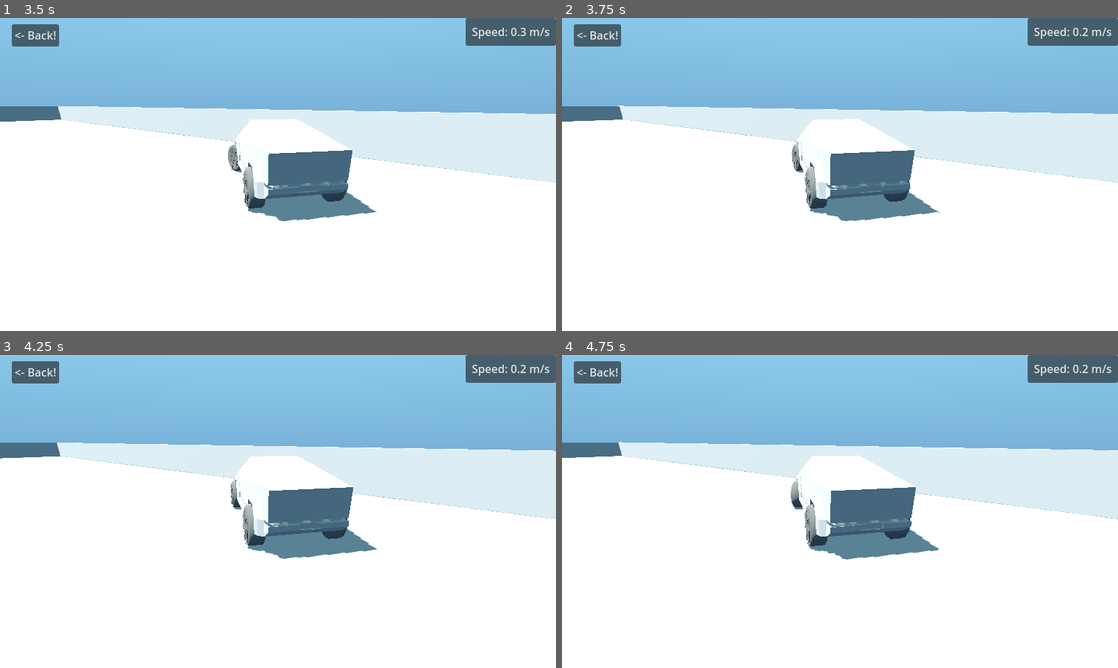
Above: before the commit, frames 1-4 (two rows, left to right).
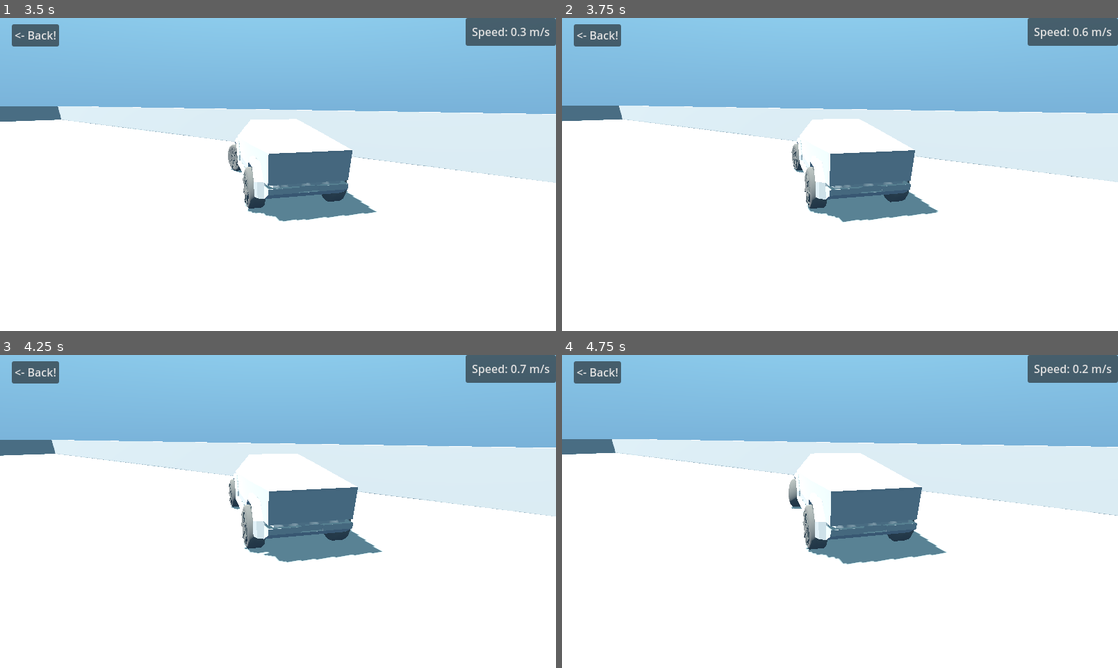
Above: after the commit, the same moments.

Repository: pedestriantactics/cybertruck-simulator
Game: Godot game, scene res://play.tscn
The game is run twice, just before and just after one commit, with the same random seed, the same clock (stepped at 60 frames per second) and the same inputs.
Inputs:
- Up to frame 1 (3.5 s): hold W (move_forward) 0.53-2.03 s; hold A (turn_left) from 2.03 s (still down)
- Up to frame 2 (3.75 s): release A (turn_left) at 3.53 s; hold S (move_backward) from 3.53 s (still down)
- Up to frame 3 (4.25 s): keep holding S (move_backward)
- Up to frame 4 (4.75 s): release S (move_backward) at 4.28 s; hold D (turn_right) from 4.28 s (still down)

Frame 1 is identical in both runs. In frame 2, 0.7% of the frame differs, in the area x 0-100%, y 3-66%; in frame 3, 2.8%; in frame 4, 3.4%, in the area x 0-100%, y 26-67%.

Commit message:
vehicle sound fixes

Diff:
--- a/default_bus_layout.tres
+++ b/default_bus_layout.tres
@@ -12,19 +12,27 @@
 [sub_resource type="AudioEffectLimiter" id="AudioEffectLimiter_s8s6l"]
 resource_name = "Limiter"
 
+[sub_resource type="AudioEffectCompressor" id="AudioEffectCompressor_grcbn"]
+resource_name = "Compressor"
+threshold = -14.1
+release_ms = 20.0
+sidechain = &"Impacts"
+
 [resource]
 bus/0/effect/0/effect = SubResource("AudioEffectEQ21_wingd")
-bus/0/effect/0/enabled = true
+bus/0/effect/0/enabled = false
 bus/0/effect/1/effect = SubResource("AudioEffectDistortion_8xrqf")
-bus/0/effect/1/enabled = true
+bus/0/effect/1/enabled = false
 bus/0/effect/2/effect = SubResource("AudioEffectLimiter_s8s6l")
-bus/0/effect/2/enabled = true
+bus/0/effect/2/enabled = false
 bus/1/name = &"Ambient"
 bus/1/solo = false
 bus/1/mute = false
 bus/1/bypass_fx = false
 bus/1/volume_db = 0.0
 bus/1/send = &"Master"
+bus/1/effect/0/effect = SubResource("AudioEffectCompressor_grcbn")
+bus/1/effect/0/enabled = true
 bus/2/name = &"Impacts"
 bus/2/solo = false
 bus/2/mute = false
--- a/play.tscn
+++ b/play.tscn
@@ -17,9 +17,10 @@
 [ext_resource type="AudioStream" uid="uid://w8jb6122t5dt" path="res://sounds/truck-accelerate-1.wav" id="9_5syvl"]
 [ext_resource type="AudioStream" uid="uid://ds4qcis8va4du" path="res://sounds/truck-accelerate-2.wav" id="10_ywl0j"]
 [ext_resource type="AudioStream" uid="uid://duqm07bh20482" path="res://sounds/truck-accelerate-3.wav" id="11_rmkww"]
-[ext_resource type="AudioStream" uid="uid://4aophh10bsf2" path="res://sounds/decelerate.wav" id="12_5m4u8"]
+[ext_resource type="AudioStream" uid="uid://b64vsub0d5sqr" path="res://sounds/truck-soft-accelerate.wav" id="13_3kv7e"]
 [ext_resource type="AudioStream" uid="uid://kmrp8rcmynh2" path="res://sounds/truck-brake.wav" id="13_smw5b"]
 [ext_resource type="Script" path="res://scripts/audio_truck_impact.gd" id="14_fdxpe"]
+[ext_resource type="AudioStream" uid="uid://4aophh10bsf2" path="res://sounds/truck-decelerate.wav" id="14_xf28r"]
 [ext_resource type="AudioStream" uid="uid://dk3v2q4ahxwmt" path="res://sounds/truck-hit-1.wav" id="15_exxkq"]
 [ext_resource type="AudioStream" uid="uid://co3xsvwxahc6g" path="res://sounds/truck-hit-2.wav" id="16_drpyg"]
 [ext_resource type="AudioStream" uid="uid://hjwh0x7p6mpj" path="res://sounds/truck-hit-3.wav" id="17_7tem3"]
@@ -99,55 +100,14 @@
 [node name="TruckAccelerateAudioStreamPlayer" type="AudioStreamPlayer" parent="InstancePos/car/Body"]
 bus = &"Ambient"
 script = ExtResource("8_d7lu3")
-acceleration_sounds = [ExtResource("9_5syvl"), ExtResource("10_ywl0j"), ExtResource("11_rmkww")]
-deceleration_sounds = Array[AudioStream]([ExtResource("12_5m4u8")])
+acceleration_sounds = Array[AudioStream]([ExtResource("9_5syvl"), ExtResource("10_ywl0j"), ExtResource("11_rmkww")])
+soft_acceleration_sounds = Array[AudioStream]([ExtResource("13_3kv7e")])
+deceleration_sounds = Array[AudioStream]([ExtResource("14_xf28r")])
 braking_sounds = Array[AudioStream]([ExtResource("13_smw5b")])
 
-[node name="TruckImpactAudioStreamPlayer" type="AudioStreamPlayer" parent="InstancePos/car/Body"]
-max_polyphony = 16
-bus = &"Impacts"
+[node name="TruckImpactAudio" type="Node" parent="InstancePos/car/Body"]
 script = ExtResource("14_fdxpe")
 impact_sounds = Array[AudioStream]([ExtResource("15_exxkq"), ExtResource("16_drpyg"), ExtResource("17_7tem3"), ExtResource("18_n2b5r"), ExtResource("19_p4ae3"), ExtResource("20_x2a7m"), ExtResource("21_fl42q"), ExtResource("22_1umyv")])
-
-[node name="AudioStreamPlayer" type="AudioStreamPlayer" parent="InstancePos/car/Body/TruckImpactAudioStreamPlayer"]
-stream = ExtResource("15_exxkq")
-max_polyphony = 3
-bus = &"Impacts"
-
-[node name="AudioStreamPlayer2" type="AudioStreamPlayer" parent="InstancePos/car/Body/TruckImpactAudioStreamPlayer"]
-stream = ExtResource("16_drpyg")
-max_polyphony = 3
-bus = &"Impacts"
-
-[node name="AudioStreamPlayer3" type="AudioStreamPlayer" parent="InstancePos/car/Body/TruckImpactAudioStreamPlayer"]
-stream = ExtResource("17_7tem3")
-max_polyphony = 3
-bus = &"Impacts"
-
-[node name="AudioStreamPlayer4" type="AudioStreamPlayer" parent="InstancePos/car/Body/TruckImpactAudioStreamPlayer"]
-stream = ExtResource("18_n2b5r")
-max_polyphony = 3
-bus = &"Impacts"
-
-[node name="AudioStreamPlayer5" type="AudioStreamPlayer" parent="InstancePos/car/Body/TruckImpactAudioStreamPlayer"]
-stream = ExtResource("19_p4ae3")
-max_polyphony = 3
-bus = &"Impacts"
-
-[node name="AudioStreamPlayer6" type="AudioStreamPlayer" parent="InstancePos/car/Body/TruckImpactAudioStreamPlayer"]
-stream = ExtResource("20_x2a7m")
-max_polyphony = 3
-bus = &"Impacts"
-
-[node name="AudioStreamPlayer7" type="AudioStreamPlayer" parent="InstancePos/car/Body/TruckImpactAudioStreamPlayer"]
-stream = ExtResource("21_fl42q")
-max_polyphony = 3
-bus = &"Impacts"
-
-[node name="AudioStreamPlayer8" type="AudioStreamPlayer" parent="InstancePos/car/Body/TruckImpactAudioStreamPlayer"]
-stream = ExtResource("22_1umyv")
-max_polyphony = 3
-bus = &"Impacts"
 
 [node name="FL" type="VehicleWheel3D" parent="InstancePos/car/Body"]
 transform = Transform3D(1, 0, 0, 0, 1, 0, 0, 0, 1, 0.957798, 0.142565, 2.08265)
--- a/scripts/audio_truck_accelerate.gd
+++ b/scripts/audio_truck_accelerate.gd
@@ -11,34 +11,43 @@
 @export var deceleration_sounds: Array[AudioStream] = []
 @export var braking_sounds: Array[AudioStream] = []
 
-var lastInputAxis = 0
+# var lastInputAxis = 0
 
-@onready var parent = get_parent()
+# @onready var parent = get_parent()
 
 # Called when the node enters the scene tree for the first time.
 func _ready():
 	pass # Replace with function body.
 
-# Called every frame. 'delta' is the elapsed time since the previous frame.
-func _process(delta):
-	Input.get_axis("move_backward", "move_forward")
-	if (lastInputAxis != Input.get_axis("move_backward", "move_forward")):
-		lastInputAxis = Input.get_axis("move_backward", "move_forward")
-		if (lastInputAxis > 0):
-			if (parent.get_linear_velocity().length() > 5):
-				play_random(soft_acceleration_sounds)
-			else:
-				play_random(acceleration_sounds)
-		elif (lastInputAxis < 0):
-			play_random(deceleration_sounds)
-		else:
-			play_random(braking_sounds)
+# # Called every frame. 'delta' is the elapsed time since the previous frame.
+# func _process(delta):
+# 	Input.get_axis("move_backward", "move_forward")
+# 	if (lastInputAxis != Input.get_axis("move_backward", "move_forward")):
+# 		lastInputAxis = Input.get_axis("move_backward", "move_forward")
+# 		# accelerate
+# 		if lastInputAxis > 0 and parent.forward && parent.get_linear_velocity().length() > 5:
+# 			play_random(acceleration_sounds)
+# 		# if you let go while moving
+# 		if lastInputAxis == 0 and parent.get_linear_velocity().length() > 5:
+# 			play_random(deceleration_sounds)
+# 			return
+
+# 		# if (lastInputAxis > 0):
+# 		# 	if (parent.get_linear_velocity().length() > 5 or !parent.forward):
+# 		# 		play_random(soft_acceleration_sounds)
+# 		# 	else:
+# 		# 		play_random(acceleration_sounds)
+# 		# elif (lastInputAxis < 0):
+# 		# 	play_random(deceleration_sounds)
+# 		# else:
+# 		# 	play_random(braking_sounds)
 
 # create a function called play that takes in the array of sounds and plays one of them at random
 func play_random(sounds):
 	if (sounds.size() > 0):
+		stop()
 		var sound = sounds[randi() % sounds.size()]
 		stream = sound
 		play()
 	else:
-		print("no sounds to play")
+		printerr("no sounds to play")
--- a/scripts/audio_truck_impact.gd
+++ b/scripts/audio_truck_impact.gd
@@ -1,57 +1,43 @@
-extends AudioStreamPlayer
+extends Node
 
 # this listens to the collision_occurred signal and plays a random sound from an array at the volume of the impact
 
 @export var impact_sounds: Array[AudioStream] = []
 
-@onready var audiostreamplayers = get_children()
-
-# this will be used for sidechain compression
-@onready var bus_index = AudioServer.get_bus_index("Ambient")
-var bus_default_volume = 0
-var bus_return_speed = 300
-
 # Called when the node enters the scene tree for the first time.
 func _ready():
-	bus_default_volume = AudioServer.get_bus_volume_db(bus_index)
-	get_parent().collision_occurred.connect(_on_vehicle_collision_occurred)
+	get_parent().object_collision_occurred.connect(_on_object_collision_occurred)
+	get_parent().static_collision_occurred.connect(_on_object_collision_occurred)
 
-func _on_vehicle_collision_occurred(impact):
+func _on_object_collision_occurred(impact):
 	if (impact < .5):
 		return
 	# scale the volume to be -80 for an impact of 0 and 0 for an impact of 2
 	var calculated_volume = impact * 20 - 20
-	print("impact: " + str(impact) + " volume: " + str(calculated_volume))
 	# if the volume is over 0 cap it at 0
 	if (calculated_volume > 0):
 		calculated_volume = 0
-	# set the volume
-	# volume_db = calculated_volume
-	play_random(calculated_volume)
+	play_random_instantiated(impact_sounds, calculated_volume)
 
 
 # Called every frame. 'delta' is the elapsed time since the previous frame.
 func _process(delta):
-	# if the bus volume is below the default volume, slowly raise it up back to the default depending on the return speed
-	var bus_volume = AudioServer.get_bus_volume_db(bus_index)
-	if (bus_volume < bus_default_volume):
-		AudioServer.set_bus_volume_db(bus_index, bus_volume + bus_return_speed * delta)
-	if (bus_volume > bus_default_volume):
-		AudioServer.set_bus_volume_db(bus_index, bus_default_volume)
+	# get the children and remove any players that aren't playing
+	var audiostreamplayers = get_children()
+	for player in audiostreamplayers:
+		if (!player.playing):
+			player.queue_free()
 
-func play_random(volume):
-	# play a random audiostream player
-	var player = audiostreamplayers[randi() % audiostreamplayers.size()]
-	player.volume_db = volume
-	player.play()
-
-	# sidechain the bus down
-	var bus_volume = AudioServer.get_bus_volume_db(bus_index)
-	AudioServer.set_bus_volume_db(bus_index, bus_volume - 10)
-
-	# if (sounds.size() > 0):
-	# 	var sound = sounds[randi() % sounds.size()]
-	# 	stream = sound
-	# 	play()
-	# else:
-	# 	print("no sounds to play")
+	# create a function called play that takes in the array of sounds and plays one of them at random
+func play_random_instantiated(sounds, volume):
+	if (sounds.size() > 0):
+		var sound = sounds[randi() % sounds.size()]
+		#instantiate a new child audiostreamplayer
+		var player = AudioStreamPlayer.new()
+		player.bus = "Impacts"
+		add_child(player)
+		player.stream = sound
+		player.volume_db = volume
+		player.play()
+	else:
+		printerr("no sounds to play")
--- a/scripts/audio_truck_loop.gd
+++ b/scripts/audio_truck_loop.gd
@@ -15,9 +15,16 @@
 
 # Called every frame. 'delta' is the elapsed time since the previous frame.
 func _process(delta):
+	# if below a volume stop playing at all
+	if playing and volume_db < -70:
+		stop()
+	if !playing and volume_db > -70:
+		play()
+
 	if Input.get_axis("move_backward", "move_forward") <= 0:
 		set_volume_db(-80)
 		return
+
 	if parent == null:
 		return
 	# get the velocity of the parent object
@@ -26,8 +33,8 @@
 	var speed = velocity.length()
 	# scale the speed so that 0 is -80 and 100 is 0
 	speed = lerp(-80, 0, speed / 10)
+	# cap the volume at 0
+	if speed > 0:
+		speed = 0
 	# set the volume to the length of the velocity vector
 	set_volume_db(speed)
-	# cap the volume at 0db
-	if get_volume_db() > 0:
-		set_volume_db(0)
--- a/scripts/audio_wind.gd
+++ b/scripts/audio_wind.gd
@@ -14,16 +14,22 @@
 
 # Called every frame. 'delta' is the elapsed time since the previous frame.
 func _process(delta):
+	# if below a volume stop playing at all
+	if playing and volume_db < -70:
+		stop()
+	if !playing and volume_db > -70:
+		play()
+
 	if parent == null:
 		return
 	# get the velocity of the parent object
 	var velocity = parent.get_linear_velocity()
 	# get the length of the velocity vector
-	var speed = velocity.length()
+	var speed = (velocity.length() * 4) - 80
 	# scale the speed so that 0 is -80 and 100 is 0
-	speed = lerp(-80, 0, speed / 10)
+	# speed = lerp(-80, 0, speed / 10)
+	# cap the volume at 0
+	if speed > 0:
+		speed = 0
 	# set the volume to the length of the velocity vector
 	set_volume_db(speed)
-	# cap the volume at 0db
-	if get_volume_db() > 0:
-		set_volume_db(0)
--- a/scripts/follow_camera.gd
+++ b/scripts/follow_camera.gd
@@ -29,7 +29,8 @@
 	set_as_top_level(true)
 
 	# Assuming vehicle is a reference to your VehicleBody3D instance
-	get_parent().get_parent().collision_occurred.connect(_on_vehicle_collision_occurred)
+	get_parent().get_parent().object_collision_occurred.connect(_on_vehicle_collision_occurred)
+	get_parent().get_parent().static_collision_occurred.connect(_on_vehicle_collision_occurred)
 	get_parent().get_parent().shake_occurred.connect(_on_vehicle_collision_occurred)
 
 func _on_vehicle_collision_occurred(impact):
--- a/scripts/random-human.gd
+++ b/scripts/random-human.gd
@@ -15,14 +15,14 @@
 	var mesh_instance = get_node("MeshInstance3D")
 	# Pick a random mesh instance from the list
 	if meshes.size() == 0:
-		print("No mesh instances found")
+		printerr("No mesh instances found")
 		return
 	var random_mesh = meshes[randi() % meshes.size()]
 	# Assign the random mesh instance to the MeshInstance3D child
 	mesh_instance.mesh = random_mesh
 	# Pick a random color from the list
 	if colors.size() == 0:
-		print("No colors found")
+		printerr("No colors found")
 		return
 	var random_color = colors[randi() % colors.size()]
 
--- /dev/null
+++ b/scripts/sidechain_compressor.gd
@@ -0,0 +1,44 @@
+extends Node
+
+# this will be used for sidechain compression
+@onready var bus_index = AudioServer.get_bus_index("Ambient")
+var bus_default_volume = 0
+var bus_impact_speed = 500
+var bus_return_speed = 300
+
+var volume_guide = 0
+
+# Called when the node enters the scene tree for the first time.
+func _ready():
+	bus_default_volume = AudioServer.get_bus_volume_db(bus_index)
+	get_parent().object_collision_occurred.connect(_on_impact)
+	get_parent().static_collision_occurred.connect(_on_impact)
+
+func _on_impact(impact):
+	# var bus_volume = AudioServer.get_bus_volume_db(bus_index)
+	volume_guide = bus_default_volume - 80
+	# AudioServer.set_bus_volume_db(bus_index, bus_volume - 10)
+
+# Called every frame. 'delta' is the elapsed time since the previous frame.
+func _process(delta):
+	var bus_volume = AudioServer.get_bus_volume_db(bus_index)
+
+	# compress
+	if volume_guide < bus_default_volume:
+		# make sure it doesn't go too low
+		var desired_volume = bus_volume - (delta * bus_impact_speed)
+		if desired_volume < volume_guide:
+			desired_volume = volume_guide
+		AudioServer.set_bus_volume_db(bus_index, desired_volume)
+
+	# decompress
+	if volume_guide == bus_default_volume && bus_volume < bus_default_volume:
+		# protect the ears by capping at the default volume
+		var desired_volume = bus_volume + (delta * bus_return_speed)
+		if desired_volume > bus_default_volume:
+			desired_volume = bus_default_volume
+
+		AudioServer.set_bus_volume_db(bus_index, desired_volume)
+
+	# reset the volume guide
+	volume_guide = bus_default_volume
--- a/scripts/vehicle.gd
+++ b/scripts/vehicle.gd
@@ -9,19 +9,30 @@
 
 var accelerationDelaySeconds = .3
 var accelerationTimer = 0.0
-var previousAcceleration = 0.0
+var previous_acceleration = 0.0
 
 # for collisions
-signal collision_occurred(impact)
+signal object_collision_occurred(impact)
+signal static_collision_occurred(impact)
 # for shakes when accelerating
 signal shake_occurred(impact)
 
 var previous_velocity = Vector3()
 
+@onready var accelerate_audio_stream_player = $TruckAccelerateAudioStreamPlayer
+
 # for switching the direction
 var forward = true
 
 # todo: fix the double acceleration bug when reversing when still moving forward
+
+func is_moving_forward() -> bool:
+	# Get the forward vector of the vehicle
+	var forward_vector = transform.basis.z.normalized()
+	# Calculate the dot product between the forward vector and the linear velocity
+	var dot_product = forward_vector.dot(linear_velocity.normalized())
+	# Return true if the vehicle is moving forward, false otherwise
+	return dot_product > 0
 
 func _physics_process(delta):
 
@@ -38,21 +49,22 @@
 		var collider = collision_info.get_collider()
 		var other_velocity = 0
 		var impact = 0
+		# if it's another object that can move
 		if collider is RigidBody3D:
 			other_velocity = collider.linear_velocity
 			impact = (linear_velocity - other_velocity).length()
 			#impact is very strong, let's make it reasonable
 			impact = pow(impact / 30, 2)
+			if impact > .01:
+				emit_signal("object_collision_occurred", impact)
+		# if it's a wall
 		else:
 			# if it's not another object you're hitting a wall, compare your velocity to the previous velocity
 			impact = (previous_velocity - linear_velocity).length()
 			#impact is very strong, let's make it reasonable
 			impact = pow(impact / 10, 2)
-
-		# Check if the collision is from the side and the impact is above a certain threshold
-		# if abs(collision_info.get_normal().y) < 0.7 and impact > some_threshold:  # Adjust the threshold as needed
-		if impact > .01:
-			emit_signal("collision_occurred", impact)
+			if impact > .01:
+				emit_signal("static_collision_occurred", impact)
 
 	previous_velocity = linear_velocity
 
@@ -61,39 +73,67 @@
 
 	if acceleration > 0:
 		acceleration = 1
-	else:
+	elif acceleration < 0:
 		acceleration = -1
 
 	# this is where the first start delay happens
-	if (previousAcceleration <= 0 && acceleration > 0 && linear_velocity.length() < 5):
+	if (forward and acceleration > 0 and previous_acceleration <= 0 and (linear_velocity.length() < 2 or linear_velocity.length() < 5 and is_moving_forward())):
+		if accelerationTimer == 0:
+			accelerate_audio_stream_player.play_random(accelerate_audio_stream_player.acceleration_sounds)
 		# if the timer has ended throttle it
 		if accelerationTimer > accelerationDelaySeconds:
 			accelerationTimer = 0
 			emit_signal("shake_occurred", 5)
+			previous_acceleration = acceleration
 		else:
 			accelerationTimer += delta
 			acceleration = 0
+			return;
 
-	previousAcceleration = acceleration
+	# brake if the brakes are on
+	if acceleration < 0 and linear_velocity.length() > 0:
+		if (previous_acceleration != acceleration and linear_velocity.length() > 5):
+			accelerate_audio_stream_player.play_random(accelerate_audio_stream_player.braking_sounds)
+		brake = mass / 2
+		engine_force = 0
+		previous_acceleration = acceleration
+		return
 
-	# brake as quickly as possible if moving and backward is pressed
-	# prevent moving backward
-	if acceleration < 0 and linear_velocity.length() > 0:
+	# brake if moving forward but you're in reverse
+	if !forward and is_moving_forward() and acceleration > 0 and linear_velocity.length() > 2:
+		if (previous_acceleration != acceleration and linear_velocity.length() > 5):
+			accelerate_audio_stream_player.play_random(accelerate_audio_stream_player.braking_sounds)
 		brake = mass / 2
-		acceleration = 0
+		engine_force = 0
+		previous_acceleration = acceleration
+		return
 
-	if acceleration > 0:
-		brake = 0
-
-	# simulated regenerative braking
-	if acceleration == 0:
+	# simulated regenerative braking if not pressing the accelerator
+	if acceleration == 0 and linear_velocity.length() > 0:
+		if (previous_acceleration != acceleration and linear_velocity.length() > 5):
+			accelerate_audio_stream_player.play_random(accelerate_audio_stream_player.braking_sounds)
 		brake = mass / 8
+		engine_force = 0
+		previous_acceleration = acceleration
+		return
 
 	# # get the rpm of all the wheels and create an average
 	var rpm = abs(($BL.get_rpm() + $BR.get_rpm() + $FL.get_rpm() + $FR.get_rpm()) / 4)
 
-	if forward:
+	# forward movement
+	if forward and acceleration > 0:
+		if (previous_acceleration != acceleration):
+			accelerate_audio_stream_player.play_random(accelerate_audio_stream_player.soft_acceleration_sounds)
+		brake = 0
 		engine_force = acceleration * max_torque * (1 - rpm / max_rpm)
+		previous_acceleration = acceleration
+		return
 
-	if !forward and engine_force <= 0:
+	# backward movement
+	if !forward and acceleration > 0:
+		brake = 0
 		engine_force = -acceleration * max_torque * (1 - rpm / max_rpm_reverse)
+		previous_acceleration = acceleration
+		return
+
+	previous_acceleration = acceleration
Not shown: 1 places in default_bus_layout.tres that only renumber resources
Not shown: 1 places in play.tscn that only renumber resources
Not shown, changed: sounds/truck-decelerate.wav.import
Not shown, added: sounds/truck-decelerate.wav
